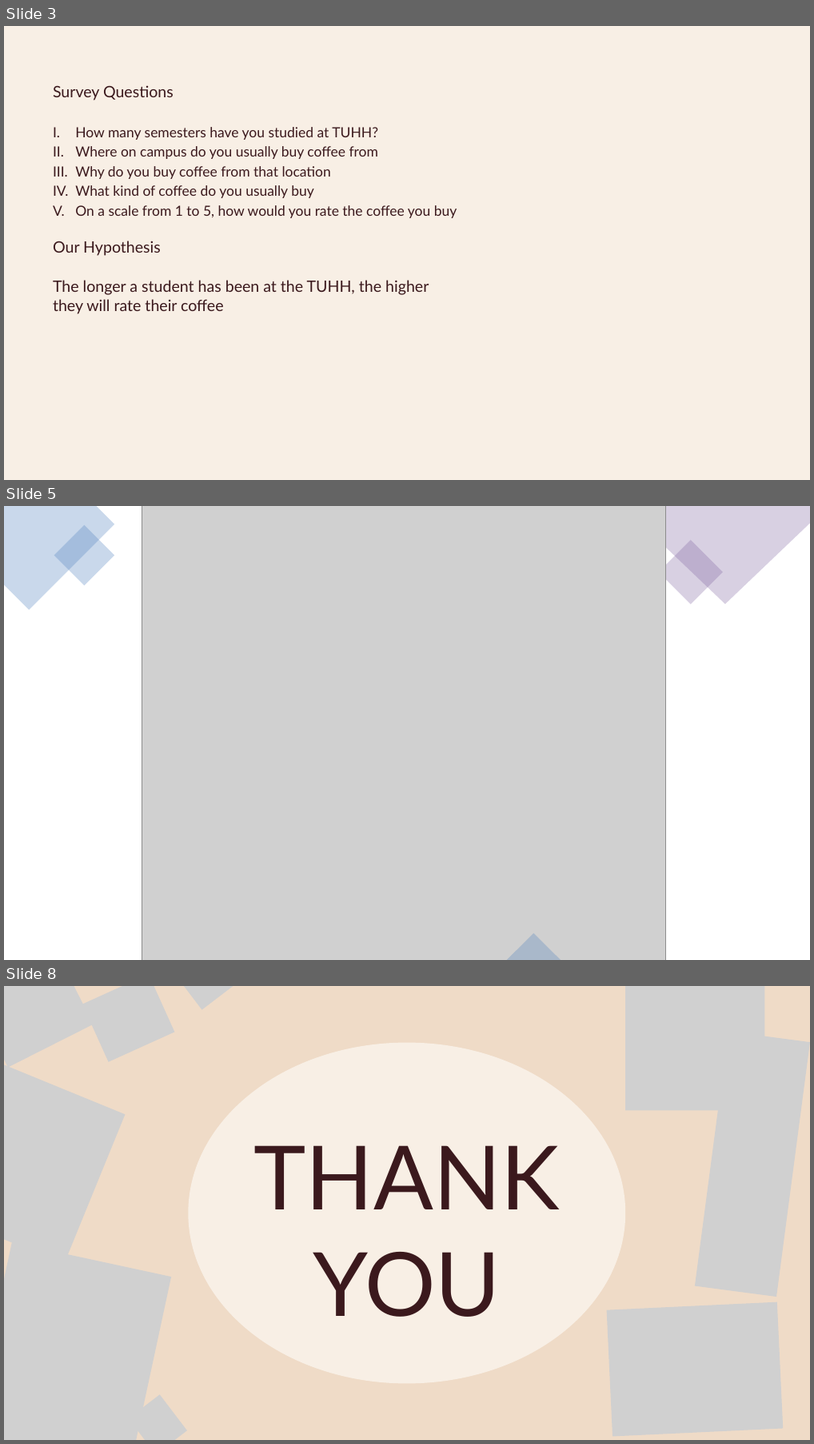
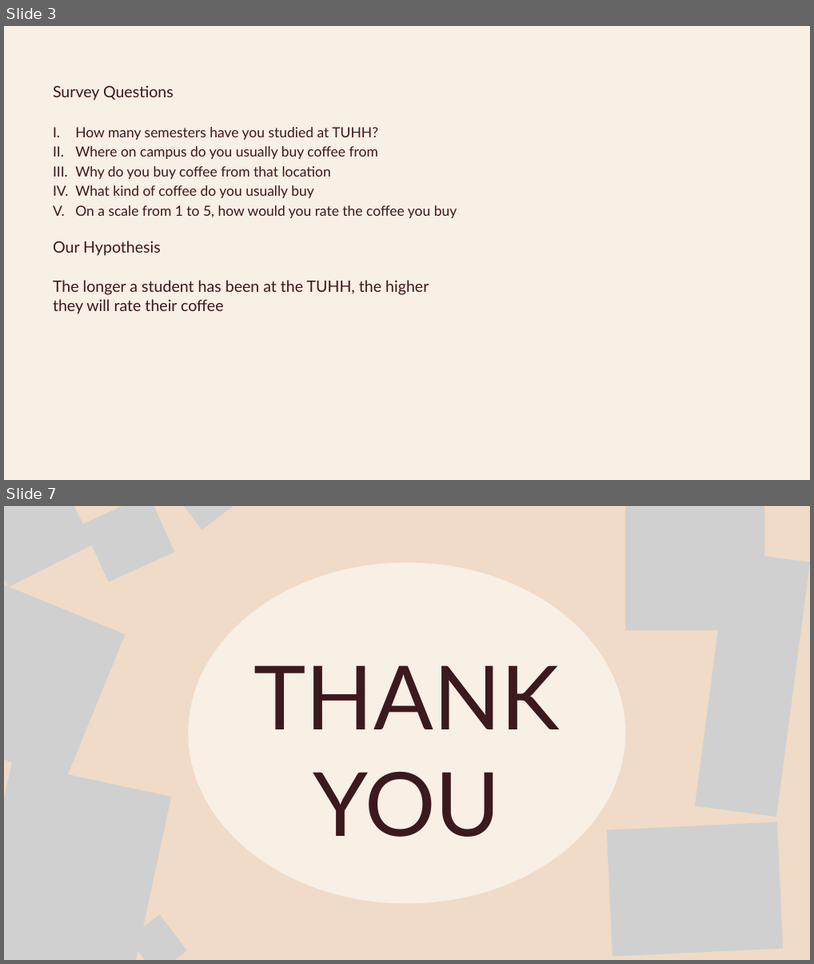
Before and after one commit to VWatGIT/Applied-Statistics, a slide deck: week01/statistics project.pptx. Shown one above the other, each under a label of ours: slides 3, 5 and 8 before the commit, slides 3 and 7 after it; the slides between them are not shown. The pictures are 814x1444 and 814x964 pixels, drawn with LibreOffice and Linux fonts; fonts in the diff are those of the drawing; grey boxes stand for pictures. Boxes give left, top, right and bottom in pixels: in the first picture for what was removed or moved away, otherwise in the second. Text is boxed around its words. In the diff, an @@ line names an element or a change of style, - is before the commit and + after.

```diff
--- a/week01/statistics project.pptx
+++ b/week01/statistics project.pptx
@@ slide 5 removed at (x1=4, y1=506, x2=810, y2=960), background #FFFFFF @@
@@ freeform shape removed at (x1=4, y1=506, x2=114, y2=610) @@
@@ rectangle removed at (x1=54, y1=525, x2=114, y2=585) @@
@@ picture removed at (x1=142, y1=506, x2=666, y2=960) @@
@@ freeform shape removed at (x1=623, y1=506, x2=810, y2=604) @@
@@ rectangle removed at (x1=659, y1=540, x2=723, y2=604) @@
@@ triangle removed at (x1=531, y1=911, x2=630, y2=960) @@
@@ triangle removed at (x1=506, y1=933, x2=561, y2=960) @@
@@ what was slide 8 is now slide 7 @@
```
Also in this commit, not shown: 3 slides added, 5 other slides removed, 1 other file.
